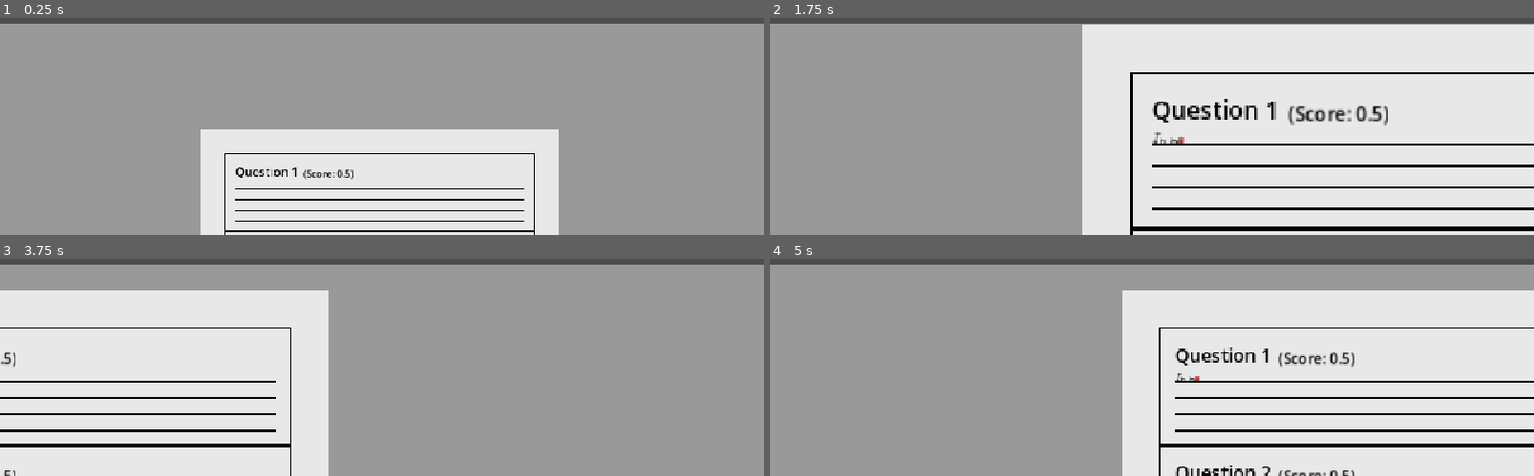
Above: before the commit, frames 1-4 (two rows, left to right).
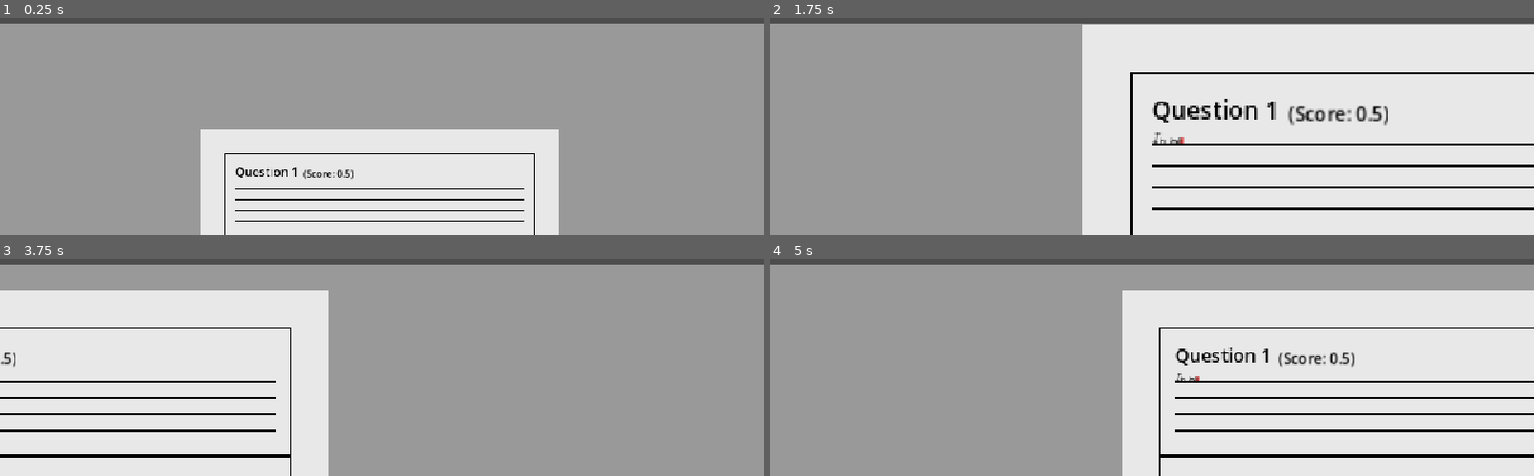
Above: after the commit, the same moments.

Repository: Dev-Hauffman/Magnum_Factum
Game: Godot game, scene res://scenes/test_scene/test_scene.tscn
The game is run twice, just before and just after one commit, with the same random seed, the same clock (stepped at 60 frames per second) and the same inputs. This scene is started directly instead of the project's main scene.
Inputs (mouse positions are in pixels of both pictures, inside the frame that each line leads up to):
- Up to frame 1 (0.25 s): no input
- Up to frame 2 (1.75 s): tap Enter at 0.5 s; drag from (1152, 193) to (outside the picture) at 0.52 s; drag from (999, 41) to (1113, 106) at 1.27 s
- Up to frame 3 (3.75 s): tap Space at 2 s; move the mouse to (outside the picture) at 2.02 s; hold Right (ui_right) 2.03-2.75 s; tap Mouse wheel down (zoom_out) at 2.1 s; click (outside the picture) at 2.17 s; drag from (343, 347) to (outside the picture) at 2.77 s; tap Enter at 3.5 s; move the mouse to (611, 326) at 3.52 s; hold Left (ui_left) from 3.53 s (still down); tap Mouse wheel up (zoom_in) at 3.6 s; click (611, 326) at 3.67 s
- Up to frame 4 (5 s): release Left (ui_left) at 4.25 s; drag from (outside the picture) to (outside the picture) at 4.27 s

The runs differ from the first frame. In frame 1, 0.4% of the frame differs, in the area x 29-70%, y 97-99%; in frame 2, 1.2%; in frame 3, 1.4%; in frame 4, 2.2%, in the area x 51-100%, y 85-100%.

Commit message:
concluded review system

Diff:
--- a/scenes/test_scene/test_screen/question.gd
+++ b/scenes/test_scene/test_screen/question.gd
@@ -7,11 +7,13 @@
 var maximum_score:float = 0
 var current_score:float = 0
 var paragraphs:Array[RichTextLabel] = []
-var confidence_levels:Array = []
+var paragraph_info:Array = []
 var current_paragraph_index:int = 0
 var can_click:bool = true
 var margin_value:int = 8
-var show_confidence:bool = false
+var finished_question:bool = false
+var can_reset:bool = false
+var can_show:bool = false
 
 var style_box = load("res://resources/question_underline.tres")
 var green_box = load("res://resources/paragraph_green_selection.tres")
@@ -83,9 +85,11 @@
 		question_text.mouse_filter = Control.MOUSE_FILTER_PASS
 		question_text.connect("mouse_entered", Callable(self, "show_paragraph_confidence").bind(question_text, counter))
 		question_text.connect("mouse_exited", Callable(self, "hide_paragraph_confidence").bind(question_text, counter))
+		question_text.gui_input.connect(Callable(self, "rewrite_paragraph").bind(question_text, counter))
 		#eliminate this
 		await get_tree().create_timer(0.01).timeout # it's here because only in the next frame it updates the wrapping (from what I remember)
 		number_of_lines += question_text.get_line_count()
+		question_text.visible_characters_behavior = TextServer.VC_CHARS_AFTER_SHAPING
 		question_text.visible_characters = 0 # cannot be before "get_line_count()"
 		paragraphs.append(question_text)
 		counter += 1
@@ -121,30 +125,94 @@
 		current_character.global_position = character_current_position
 		#current_character.global_position.y = paragraphs[current_paragraph_index].global_position.y + current_height
 		#character_current_position.y = paragraphs[current_paragraph_index].global_position.y
-	for confidence_label in confidence_levels:
-		confidence_label[0].global_position = confidence_label[1]
+	for confidence_label in paragraph_info:
+		confidence_label["label"].global_position = confidence_label["position"]
 
 
 func show_paragraph_confidence(target:RichTextLabel, index:int):
-	if show_confidence:
-		var confidence_label = confidence_levels[index][0]
-		var paragraph_confidence_level:int = int(confidence_label.text)
-		confidence_label.visible = true
-		if paragraph_confidence_level >= 70:
-			target.add_theme_stylebox_override("normal", green_box)
-			confidence_label.add_theme_color_override("font_color", Color.DARK_GREEN)
-		elif paragraph_confidence_level >= 40:
-			target.add_theme_stylebox_override("normal", yellow_box)
-			confidence_label.add_theme_color_override("font_color", Color.YELLOW)
-		else:
-			target.add_theme_stylebox_override("normal", red_box)
-			confidence_label.add_theme_color_override("font_color", Color.FIREBRICK)
+	if finished_question:
+		if can_show and paragraph_info[index]["can_rewrite"] == false:
+			var confidence_label = paragraph_info[index]["label"]
+			var paragraph_confidence_level:int = int(confidence_label.text)
+			confidence_label.visible = true
+			if paragraph_confidence_level >= 70:
+				target.add_theme_stylebox_override("normal", green_box)
+				confidence_label.add_theme_color_override("font_color", Color.DARK_GREEN)
+			elif paragraph_confidence_level >= 40:
+				target.add_theme_stylebox_override("normal", yellow_box)
+				confidence_label.add_theme_color_override("font_color", Color.YELLOW)
+			else:
+				target.add_theme_stylebox_override("normal", red_box)
+				confidence_label.add_theme_color_override("font_color", Color.FIREBRICK)
 
 
 func hide_paragraph_confidence(target:RichTextLabel, index:int):
-	if show_confidence:
+	if finished_question:
 		target.remove_theme_stylebox_override("normal")
-		confidence_levels[index][0].visible = false
+		paragraph_info[index]["label"].visible = false
+
+
+func rewrite_paragraph(event, target:RichTextLabel, index:int):
+	if finished_question:
+		if event is InputEventMouseButton and event.pressed and (event.button_index == MOUSE_BUTTON_LEFT or event.button_index == MOUSE_BUTTON_RIGHT):
+			if can_reset and int(paragraph_info[index]["label"].text) < 100:
+				if event is InputEventMouseButton and event.pressed and event.button_index == MOUSE_BUTTON_RIGHT:
+					can_reset = false
+					paragraph_info[index]["can_rewrite"] = true
+					current_score -= maximum_score / paragraphs.size()
+					target.visible_characters = 0
+					current_character.visible = true
+					current_paragraph_index = index
+					current_letter = 0
+					current_line = 0
+					current_letter_index = 0
+					initial_letter = 0
+					current_height = 0
+					character_current_position = paragraphs[index].global_position
+					character_next_position = paragraphs[index].global_position
+					character_initial_position = paragraphs[index].global_position
+					hide_paragraph_confidence(target, index)
+			elif paragraph_info[index]["can_rewrite"] == true:
+				emit_signal("clicked", current_character.global_position)
+				for i in visible_character_amount:
+					fill_paragraph_again(index)
+					if paragraphs[index].visible_ratio >= 1:
+						character_current_position = character_next_position
+						can_show = true
+						current_character.visible = false
+						paragraph_info[index]["can_rewrite"] = false
+						current_score += maximum_score / paragraphs.size()
+						recalculate_confidence(index)
+						print_debug("final score: " + str(current_score))
+						await get_tree().create_timer(1).timeout #this represent the animation playing before being able to review a question
+						can_reset = true
+						break
+
+
+func fill_paragraph_again(index:int):
+	paragraphs[index].visible_characters += 1
+	var current_paragraph:RichTextLabel = paragraphs[index]
+	if current_letter >= current_paragraph.text.length():
+		printerr("Current letter index is greater than the size of the current paragraph. Index out of bounds")
+		return
+	var paragraph_current_string = current_paragraph.text[current_letter]
+	current_character.text = paragraph_current_string
+	#update to next position
+	var character_size:Vector2
+	if current_paragraph.get_character_line(current_letter + 1) > current_line: # added "+1" because of visible_character_behaviour
+		set_current_character_to_new_line(character_size, current_paragraph)
+	else:
+		set_current_character_next_position(character_size, current_paragraph)
+
+
+func recalculate_confidence(index:int):
+	var regex = RegEx.new()
+	regex.compile("[0-9]+")
+	var result = regex.search(paragraph_info[index]["label"].text)
+	var base_value = result.get_string()
+	var confidence_value:int = generate_confidence_value(int(base_value))
+	print_debug(confidence_value)
+	paragraph_info[index]["label"].text = "confidence: " + str(confidence_value) + "%"
 
 
 func _on_gui_input(event):
@@ -161,9 +229,13 @@
 						current_paragraph_index += 1
 						print_debug(current_score)
 						if current_paragraph_index == paragraphs.size():
-							show_confidence = true
+							finished_question = true
+							can_show = true
+							can_click = false
 							current_character.visible = false
 							print_debug(current_score)
+							await get_tree().create_timer(1).timeout #this represent the animation playing before being able to review a question
+							can_reset = true
 						break
 					else:
 						update_character_position()
@@ -174,6 +246,7 @@
 
 	var current_paragraph:RichTextLabel = paragraphs[current_paragraph_index]
 	if current_letter >= current_paragraph.text.length():
+		printerr("Current letter index is greater than the size of the current paragraph. Index out of bounds")
 		return
 	#var paragraph_current_string = current_paragraph.text.substr(current_letter, visible_character_amout)
 	var paragraph_current_string = current_paragraph.text[current_letter]
@@ -182,24 +255,8 @@
 	var character_size:Vector2
 	#print_debug("Initial letter: %d" % initial_letter)
 
-	if current_paragraph.get_character_line(current_letter) > current_line:
-		initial_letter = current_letter
-		current_letter_index = 0
-		current_letter += 1
-		current_line += 1
-		character_size = current_paragraph.get_theme_font("normal_font").get_string_size(current_paragraph.text.substr(initial_letter, current_letter_index + 1),1,-1,6)
-		var line_separation = current_paragraph.get_theme_constant("line_separation")
-		var string_x_size = character_initial_position.x
-		var string_y_size = character_size.y
-		current_height += line_separation + string_y_size
-		character_next_position = Vector2(string_x_size, current_paragraph.global_position.y + current_height)
-		character_current_position = character_next_position
-
-		character_size = current_paragraph.get_theme_font("normal_font").get_string_size(current_paragraph.text.substr(initial_letter, current_letter_index + 1),1,-1,6)
-		character_next_position.x = character_initial_position.x + character_size.x
-		character_next_position.y = current_paragraph.global_position.y + current_height
-
-		current_letter_index += 1
+	if current_paragraph.get_character_line(current_letter + 1) > current_line: # added "+1" because of visible_character_behaviour
+		set_current_character_to_new_line(character_size, current_paragraph)
 
 	elif paragraphs[current_paragraph_index].visible_ratio >= 1:
 		character_current_position = character_next_position
@@ -223,18 +280,43 @@
 		character_next_position = character_initial_position
 
 	else:
-		character_current_position = character_next_position
-		character_size = current_paragraph.get_theme_font("normal_font").get_string_size(current_paragraph.text.substr(initial_letter, current_letter_index + 1),1,-1,6)
-		#print_debug(current_paragraph.text.substr(initial_letter, current_letter_index + 1))
-		character_next_position.x = character_initial_position.x + character_size.x
-		character_next_position.y = current_paragraph.global_position.y + current_height
-		current_letter_index += 1
-		current_letter += 1
+		set_current_character_next_position(character_size, current_paragraph)
+
+
+
+func set_current_character_to_new_line(character_size:Vector2, current_paragraph:RichTextLabel):
+	initial_letter = current_letter
+	current_letter_index = 0
+	current_letter += 1
+	current_line += 1
+	character_size = current_paragraph.get_theme_font("normal_font").get_string_size(current_paragraph.text.substr(initial_letter, current_letter_index + 1),1,-1,6)
+	var line_separation = current_paragraph.get_theme_constant("line_separation")
+	var string_x_size = character_initial_position.x
+	var string_y_size = character_size.y
+	current_height += line_separation + string_y_size
+	character_next_position = Vector2(string_x_size, current_paragraph.global_position.y + current_height)
+	character_current_position = character_next_position
+
+	character_size = current_paragraph.get_theme_font("normal_font").get_string_size(current_paragraph.text.substr(initial_letter, current_letter_index + 1),1,-1,6)
+	character_next_position.x = character_initial_position.x + character_size.x
+	character_next_position.y = current_paragraph.global_position.y + current_height
+
+	current_letter_index += 1
+
+
+func set_current_character_next_position(character_size:Vector2, current_paragraph:RichTextLabel):
+	character_current_position = character_next_position
+	character_size = current_paragraph.get_theme_font("normal_font").get_string_size(current_paragraph.text.substr(initial_letter, current_letter_index + 1),1,-1,6)
+	#print_debug(current_paragraph.text.substr(initial_letter, current_letter_index + 1))
+	character_next_position.x = character_initial_position.x + character_size.x
+	character_next_position.y = current_paragraph.global_position.y + current_height
+	current_letter_index += 1
+	current_letter += 1
 
 
 func create_confidence_value():
 	var confidence_value:int = generate_confidence_value()
-	var confidence_array:Array = [] # confidence info as a dictionary?
+	var confidence_dict:Dictionary = {} # confidence info as a dictionary?
 	var confidence_label:Label = Label.new()
 	confidence_label.add_theme_font_size_override("font_size", 6)
 	confidence_label.text ="confidence: " + str(confidence_value) + "%"
@@ -242,13 +324,15 @@
 	confidence_label.add_theme_constant_override("outline_size", 3)
 	confidence_label.visible = false
 	add_child(confidence_label)
-	confidence_array.append(confidence_label)
+	confidence_dict["label"] = confidence_label
 	var value_position_x = paragraphs[current_paragraph_index].global_position.x + paragraphs[current_paragraph_index].get_rect().size.x/2 - confidence_label.get_rect().size.x/2
 	var value_position_y = paragraphs[current_paragraph_index].global_position.y + paragraphs[current_paragraph_index].get_rect().size.y/2 - confidence_label.get_rect().size.y/2
-	confidence_array.append(Vector2(value_position_x, value_position_y))
-	confidence_levels.append(confidence_array)
-
-
-func generate_confidence_value() -> int:
-	var confidence_value:int = (randi_range(10, 109) / 10) * 10
+	confidence_dict["position"] = Vector2(value_position_x, value_position_y)
+	var can_rewrite:bool = false
+	confidence_dict["can_rewrite"] = can_rewrite
+	paragraph_info.append(confidence_dict)
+
+
+func generate_confidence_value(base_value:int = 10) -> int:
+	var confidence_value:int = (randi_range(base_value, 109) / 10) * 10
 	return confidence_value
